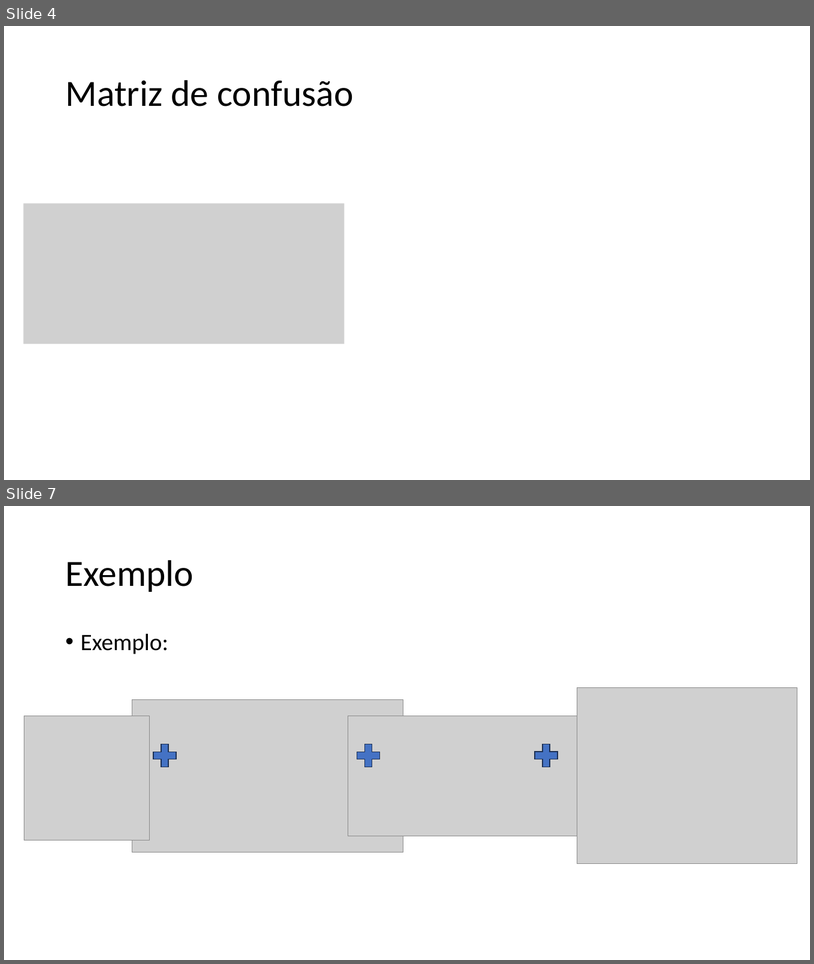
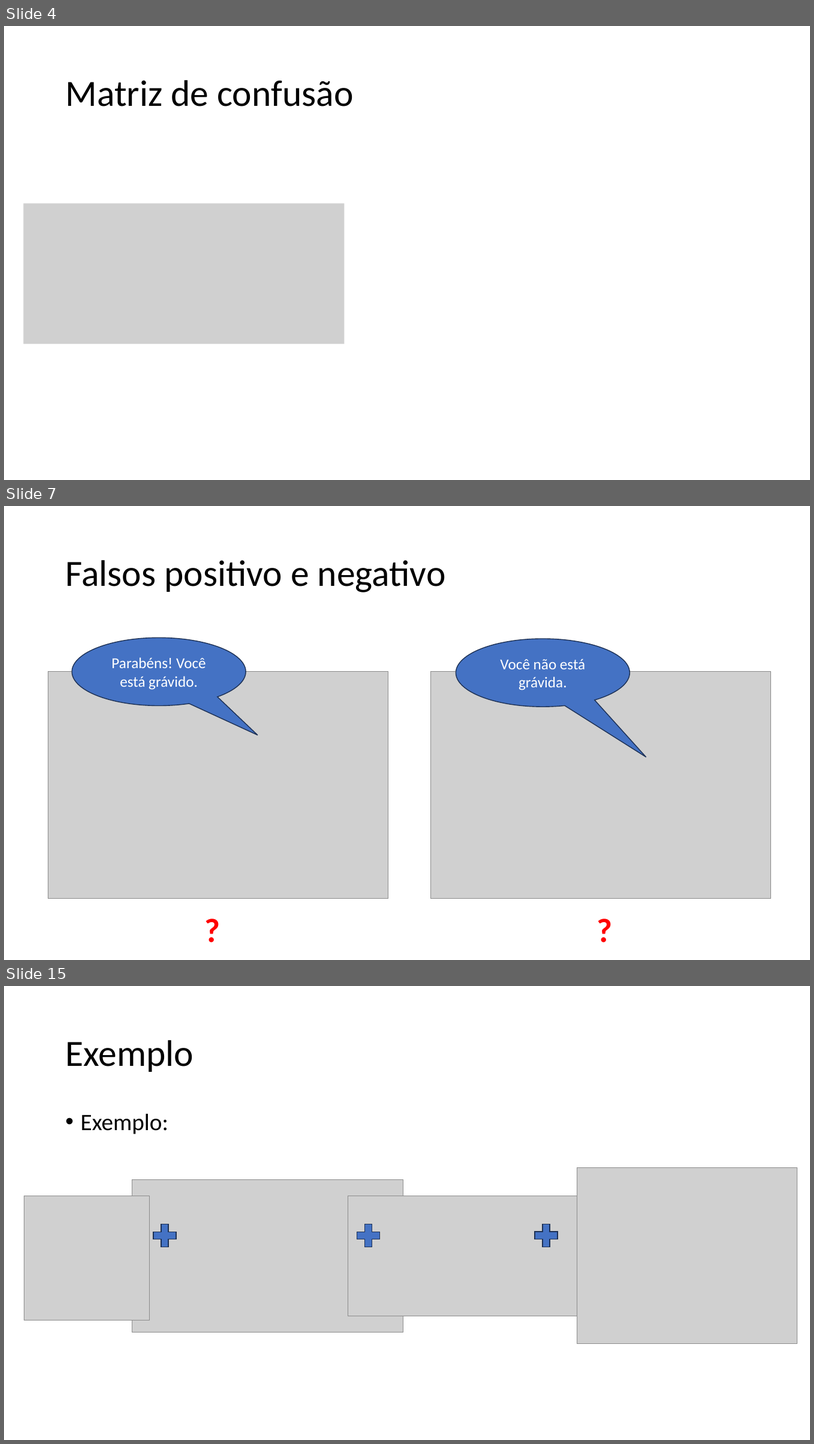
Before and after one commit to zz4fap/tp557-iot-ml, a slide deck: slides/TP557_11_Métricas_de_Classificação.pptx. Shown one above the other, each under a label of ours: slides 4 and 7 before the commit, slides 4, 7 and 15 after it; the slides between them are not shown. The pictures are 814x964 and 814x1444 pixels, drawn with LibreOffice and Linux fonts; fonts in the diff are those of the drawing; grey boxes stand for pictures. Boxes give left, top, right and bottom in pixels: in the first picture for what was removed or moved away, otherwise in the second. Text is boxed around its words. In the diff, an @@ line names an element or a change of style, - is before the commit and + after.

```diff
--- a/slides/TP557_11_Métricas_de_Classificação.pptx
+++ b/slides/TP557_11_Métricas_de_Classificação.pptx
@@ slide 7 added at (4, 506, 810, 960), background #FFFFFF @@
@@ title added at (65, 560, 446, 592), 44 pt, text #000000 @@
+Falsos positivo e negativo
@@ speech bubble added at (72, 638, 246, 706), fill #4472C4, outline #1E3256 1 pt, 18 pt, text #FFFFFF @@
+Parabéns! Você está grávido.
@@ speech bubble added at (456, 639, 631, 706), fill #4472C4, outline #1E3256 1 pt, 18 pt, text #FFFFFF @@
+Você não está grávida.
@@ picture added at (48, 672, 388, 898) @@
@@ picture added at (431, 672, 771, 898) @@
@@ text added at (199, 905, 219, 952), 40 pt, text #FF0000, bold @@
+?
@@ text added at (591, 905, 611, 952), 40 pt, text #FF0000, bold @@
+?
@@ what was slide 7 is now slide 15 @@
```
Also in this commit, not shown: 1 slide changed, 8 other slides added, 1 slide removed.
